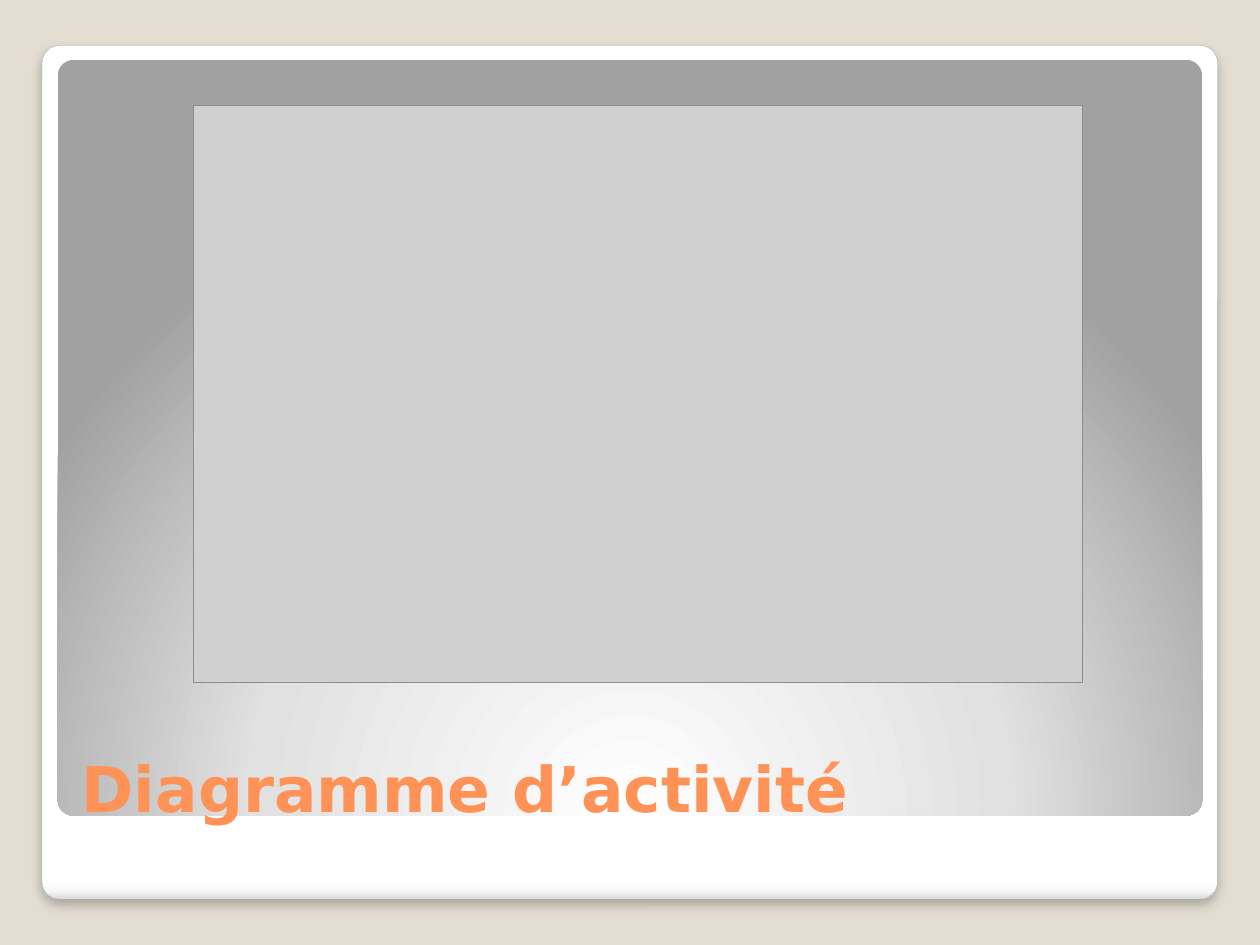
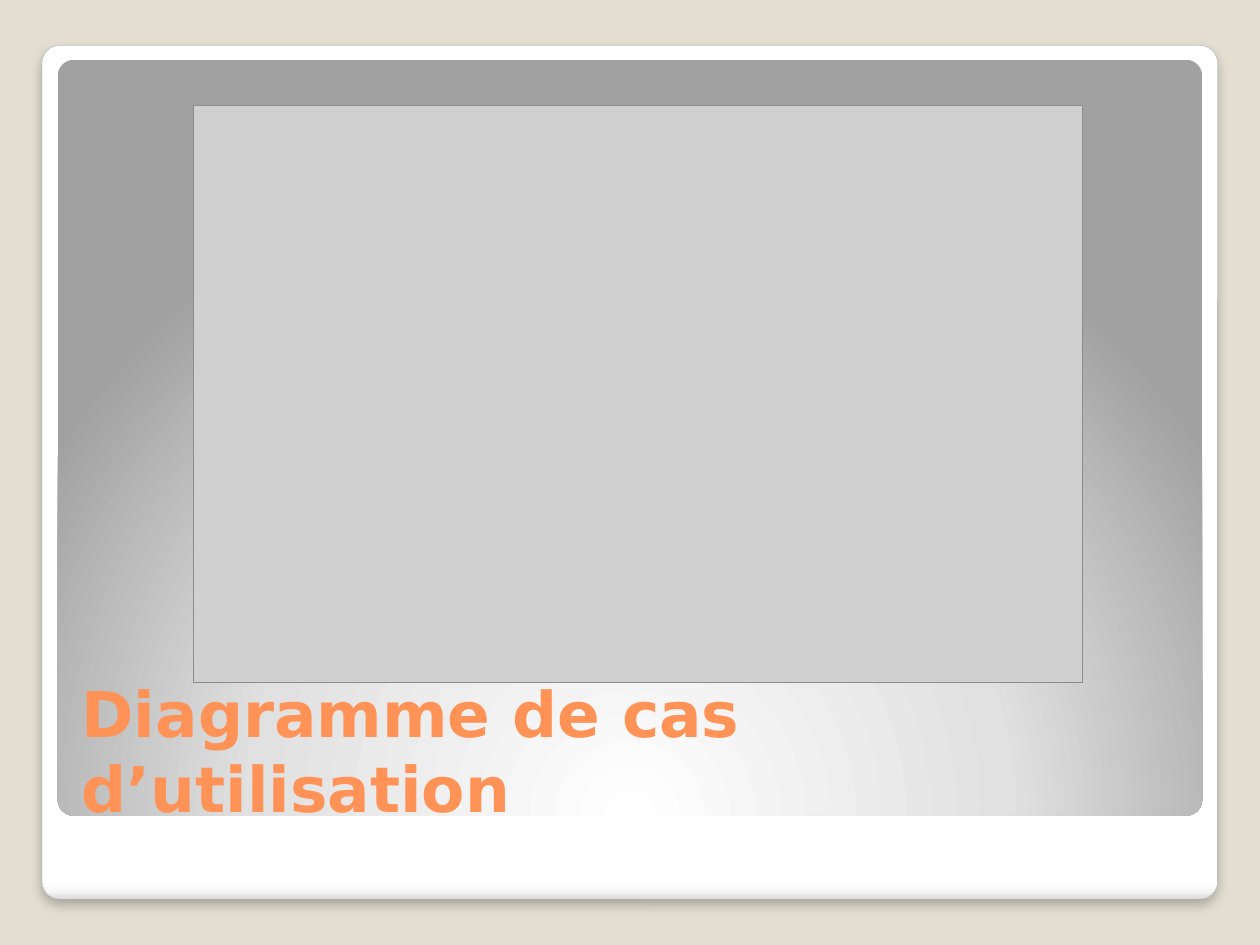
Before and after one commit to LyricU/ProjetJavaL3, a slide deck: slide 3 of Rapport et PPP/PPP_G_B.pptx. Drawn at 1260x945 pixels with LibreOffice and Linux fonts; fonts in the diff are those of the drawing; grey boxes stand for pictures. Boxes give left, top, right and bottom in pixels: in the first picture for what was removed or moved away, otherwise in the second. Text is boxed around its words. In the diff, an @@ line names an element or a change of style, - is before the commit and + after.

Commit message:
Erreur nom diagramme
Activité en cas d'utilisation

```diff
--- a/Rapport et PPP/PPP_G_B.pptx
+++ b/Rapport et PPP/PPP_G_B.pptx
@@ title at <box>82,686,739,816</box>: text changed @@
-Diagramme d’activité
+Diagramme de cas d’utilisation
```
Also in this commit, not shown: 1 other slide changed, 1 other file.
